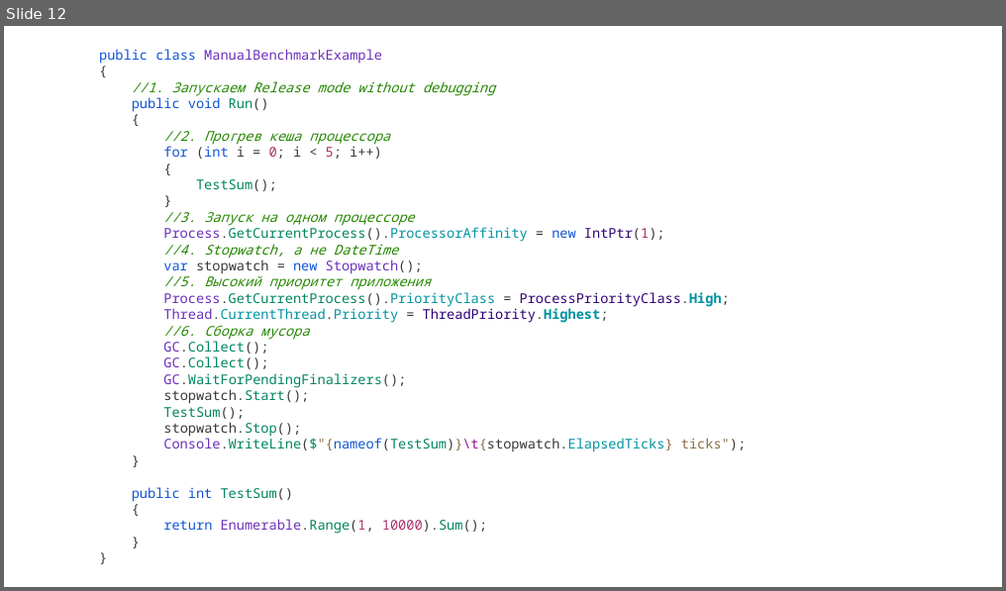
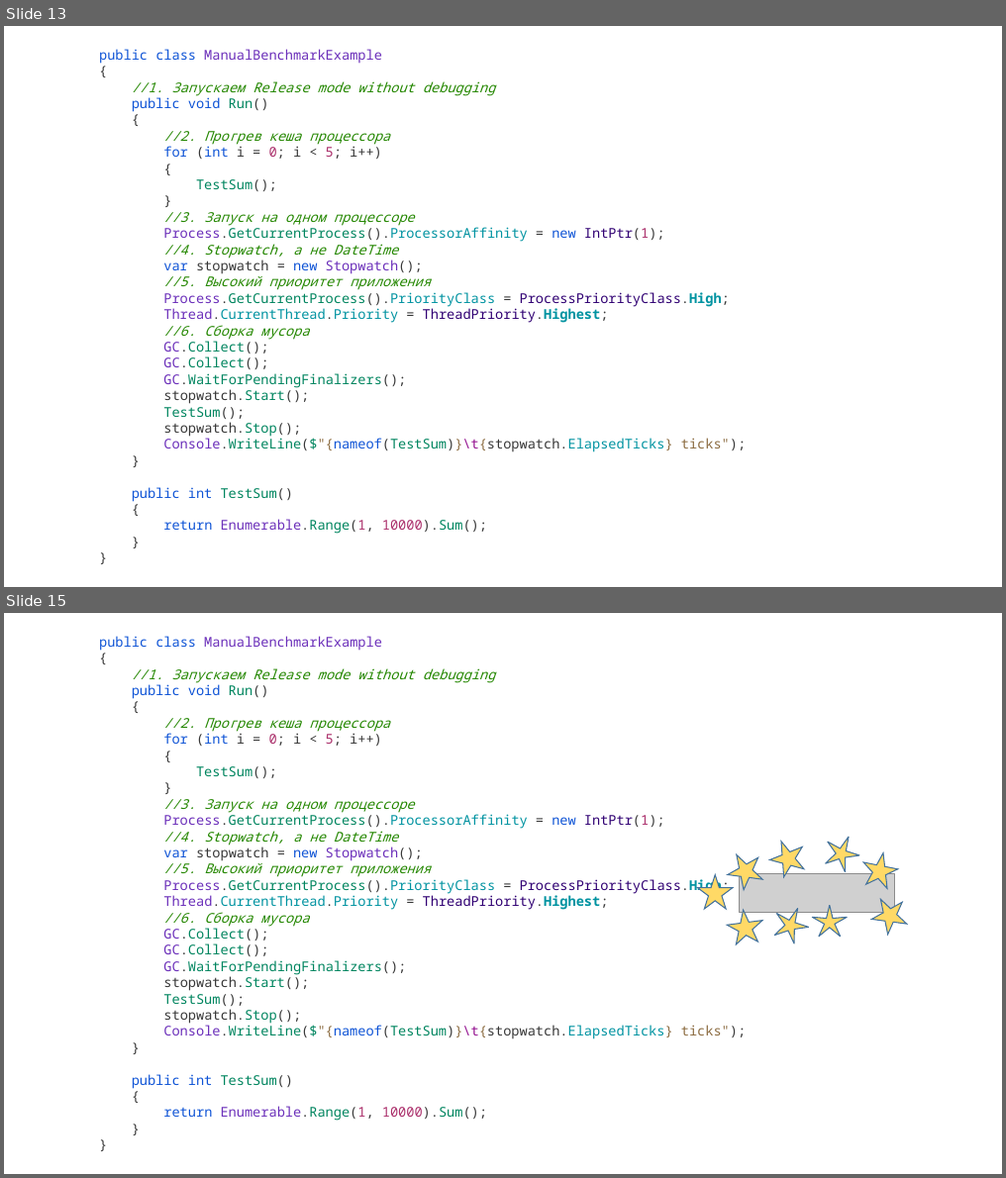
Before and after one commit to tolltech/ulearn-additional, a slide deck: benchmark/Solves/Benchmark.pptx. Shown one above the other, each under a label of ours: slide 12 before the commit, slides 13 and 15 after it; the slides between them are not shown. The pictures are 1006x591 and 1006x1178 pixels, drawn with LibreOffice and Linux fonts; fonts in the diff are those of the drawing; grey boxes stand for pictures. Boxes give left, top, right and bottom in pixels: in the first picture for what was removed or moved away, otherwise in the second. Text is boxed around its words. In the diff, an @@ line names an element or a change of style, - is before the commit and + after.

```diff
--- a/benchmark/Solves/Benchmark.pptx
+++ b/benchmark/Solves/Benchmark.pptx
@@ slide 15 added at [4,613,1002,1174], background #FFFFFF @@
@@ text added at [99,636,746,1121], 13 pt, text #248700 @@
+public class ManualBenchmarkExample
+{
+//1. Запускаем Release mode without debugging
+public void Run()
+{
+//2. Прогрев кеша процессора
+for (int i = 0; i < 5; i++)
+{
+TestSum();
+}
+//3. Запуск на одном процессоре
+Process.GetCurrentProcess().ProcessorAffinity = new IntPtr(1);
+//4. Stopwatch, а не DateTime
+var stopwatch = new Stopwatch();
+//5. Высокий приоритет приложения
+Process.GetCurrentProcess().PriorityClass = ProcessPriorityClass.High;
+Thread.CurrentThread.Priority = ThreadPriority.Highest;
+//6. Сборка мусора
+GC.Collect();
+GC.Collect();
+GC.WaitForPendingFinalizers();
+stopwatch.Start();
+TestSum();
+stopwatch.Stop();
+Console.WriteLine($"{nameof(TestSum)}\t{stopwatch.ElapsedTicks} ticks");
+}
+public int TestSum()
+{
+return Enumerable.Range(1, 10000).Sum();
+}
+}
@@ star added at [721,847,768,893], fill #FFD966, outline #43739E 1 pt @@
@@ star added at [765,836,811,880], fill #FFD966, outline #43739E 1 pt @@
@@ star added at [819,830,865,875], fill #FFD966, outline #43739E 1 pt @@
@@ star added at [859,850,901,890], fill #FFD966, outline #43739E 1 pt @@
@@ star added at [698,875,734,909], fill #FFD966, outline #43739E 1 pt @@
@@ picture added at [740,874,894,912] @@
@@ star added at [724,905,770,952], fill #FFD966, outline #43739E 1 pt @@
@@ star added at [768,902,814,948], fill #FFD966, outline #43739E 1 pt @@
@@ star added at [813,905,847,937], fill #FFD966, outline #43739E 1 pt @@
@@ star added at [865,891,913,939], fill #FFD966, outline #43739E 1 pt @@
@@ what was slide 12 is now slide 13 @@
```
Also in this commit, not shown: 1 slide changed, 7 other slides added, 5 slides removed, 7 other files.
